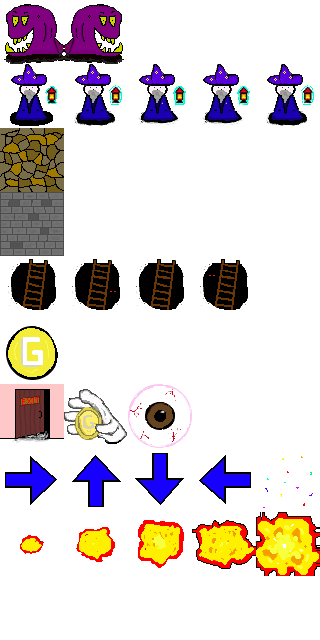
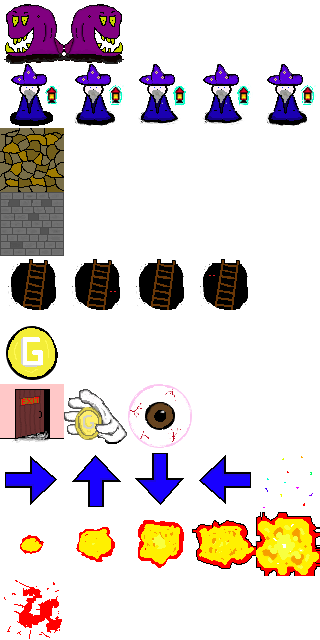
Two versions of the same layered image (320×640). Layer-by-layer changes:
added layer "blood" in group "Sprites" over (4, 580, 62, 639)
